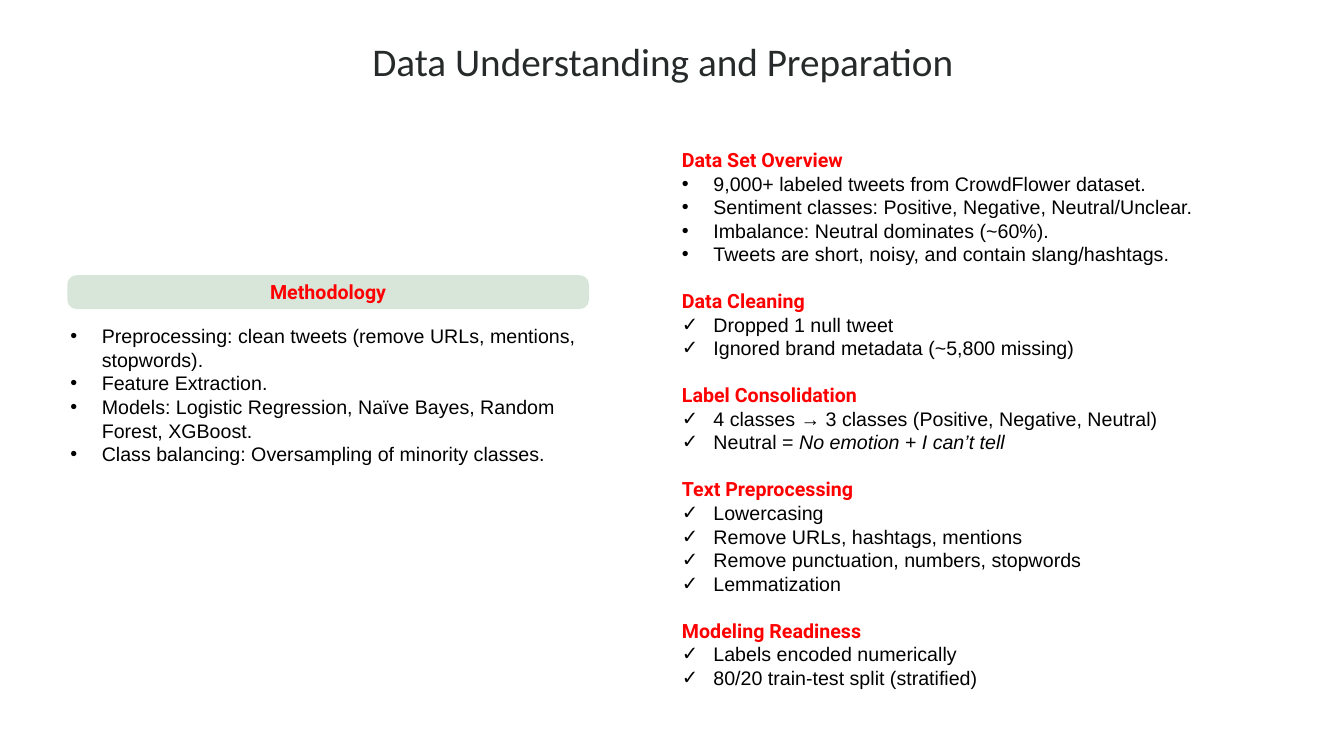
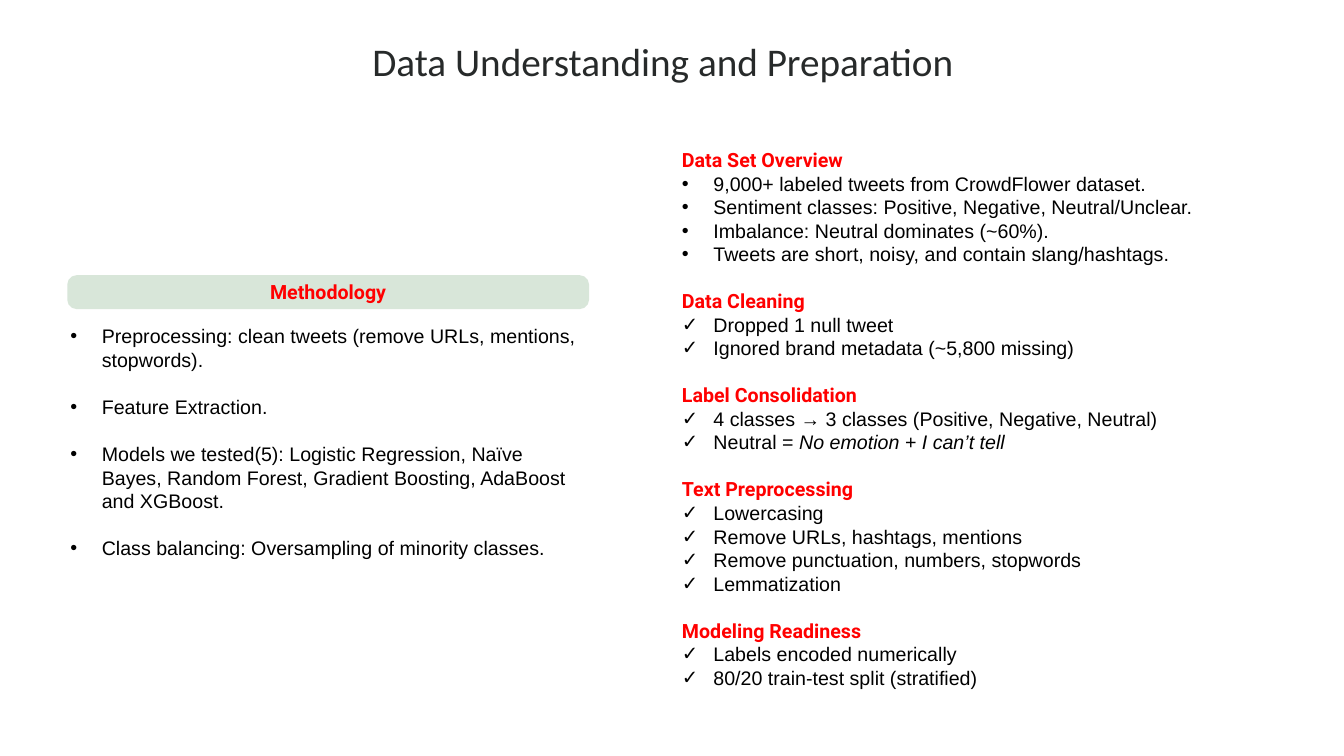
Before and after one commit to KaiFa254/Group_3_NLP_Project_Phase4, a slide deck: slide 5 of presentations/Sentiment_Analysis_of_Tweets_Directed_at_Appl_Google_Products.pptx. Drawn at 1344x756 pixels with LibreOffice and Linux fonts; fonts in the diff are those of the drawing; background and template pictures are left out. Boxes give left, top, right and bottom in pixels: in the first picture for what was removed or moved away, otherwise in the second. Text is boxed around its words. In the diff, an @@ line names an element or a change of style, - is before the commit and + after.

```diff
--- a/presentations/Sentiment_Analysis_of_Tweets_Directed_at_Appl_Google_Products.pptx
+++ b/presentations/Sentiment_Analysis_of_Tweets_Directed_at_Appl_Google_Products.pptx
@@ text at (102,446,565,509): text changed @@
-• Models: Logistic Regression, Naïve Bayes, Random Forest, XGBoost.
+• Models we tested(5): Logistic Regression, Naïve Bayes, Random Forest, Gradient Boosting, AdaBoost and XGBoost.
```
Also in this commit, not shown: 6 other slides changed, 1 slide added, 1 slide removed, 2 other files.
